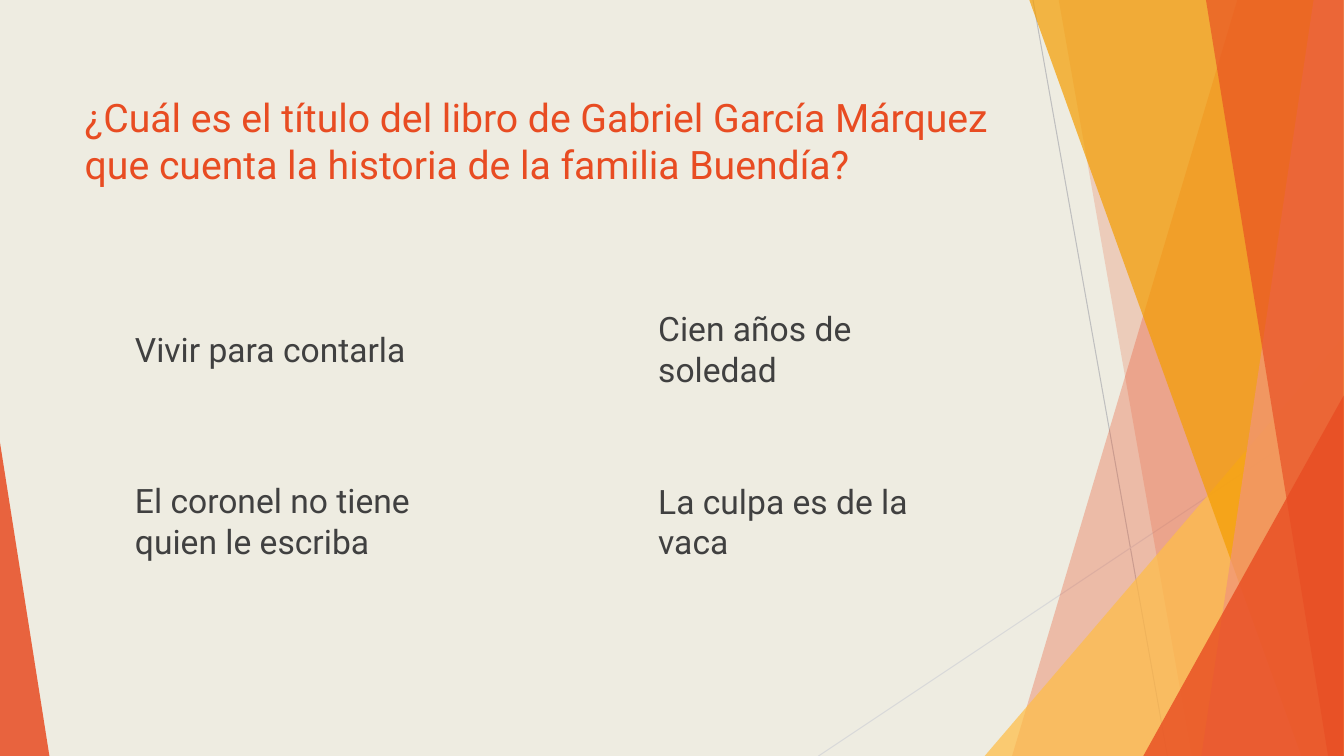
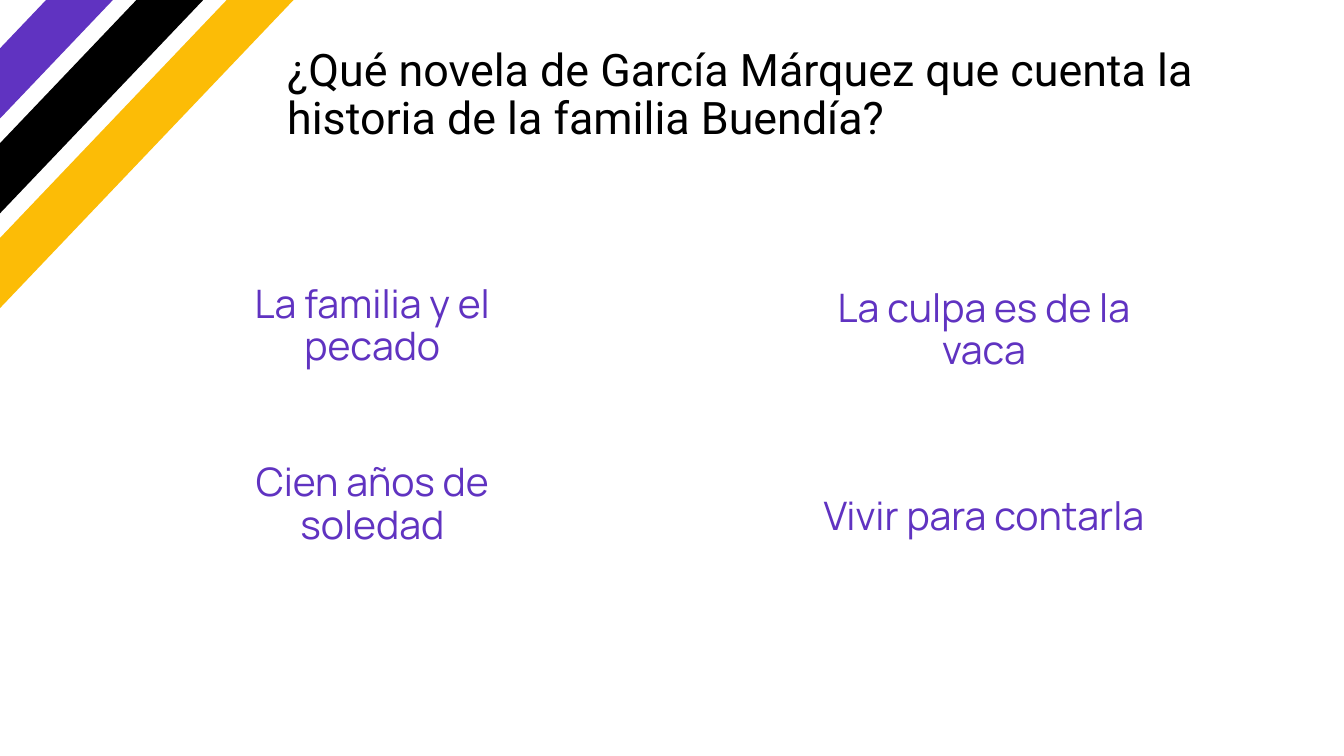
Before and after one commit to 500historias/trivia-pptx, a slide deck: slide 100 of output/output_slides.pptx (slide 102 before the commit). Drawn at 1344x756 pixels with LibreOffice and Linux fonts; fonts in the diff are those of the drawing; background and template pictures are left out. Boxes give left, top, right and bottom in pixels: in the first picture for what was removed or moved away, otherwise in the second. Text is boxed around its words. In the diff, an @@ line names an element or a change of style, - is before the commit and + after.

```diff
--- a/output/output_slides.pptx
+++ b/output/output_slides.pptx
@@ background #EEECE1 to #FFFFFF @@
@@ rectangle added at box(0, 0, 302, 322), fill #FCBC06 @@
@@ rectangle added at box(0, 0, 253, 277), fill #000000 @@
@@ rectangle added at box(0, 0, 205, 233), fill #6033C1 @@
@@ title at box(287, 52, 1192, 135): text changed; size 28 to 32 pt; text colour #E84C22 to #000000 @@
-¿Cuál es el título del libro de Gabriel García Márquez que cuenta la historia de la familia Buendía?
+¿Qué novela de García Márquez que cuenta la historia de la familia Buendía?
@@ text added at box(255, 289, 490, 370), 28 pt, text #6033C1 @@
+La familia y el pecado
@@ size 24 to 28 pt, font Roboto to Manrope, text colour #404040 to #6033C1; alignment left to centre; line spacing 1 to 0.9 in 3 elements at box(824, 501, 1144, 540), box(256, 467, 489, 540), box(838, 293, 1130, 365) @@
@@ text "La culpa es de la ...": place and size @@
-text "La culpa es de la ..." at box(658, 489, 907, 555)
+text "La culpa es de la ..." at box(838, 293, 1130, 365)
@@ group removed at box(0, 0, 1344, 756): 5 freeform shapes, 3 triangles, 2 lines @@
@@ text "Cien años de soledad": place and size @@
-text "Cien años de soledad" at box(658, 316, 852, 383)
+text "Cien años de soledad" at box(256, 467, 489, 540)
@@ text "Vivir para contarla": place and size @@
-text "Vivir para contarla" at box(135, 337, 405, 369)
+text "Vivir para contarla" at box(824, 501, 1144, 540)
@@ text removed at box(135, 488, 409, 561) @@
-El coronel no tiene quien le escriba
```
Also in this commit, not shown: 103 other slides changed, 17 slides added, 17 slides removed, 8 other files.
